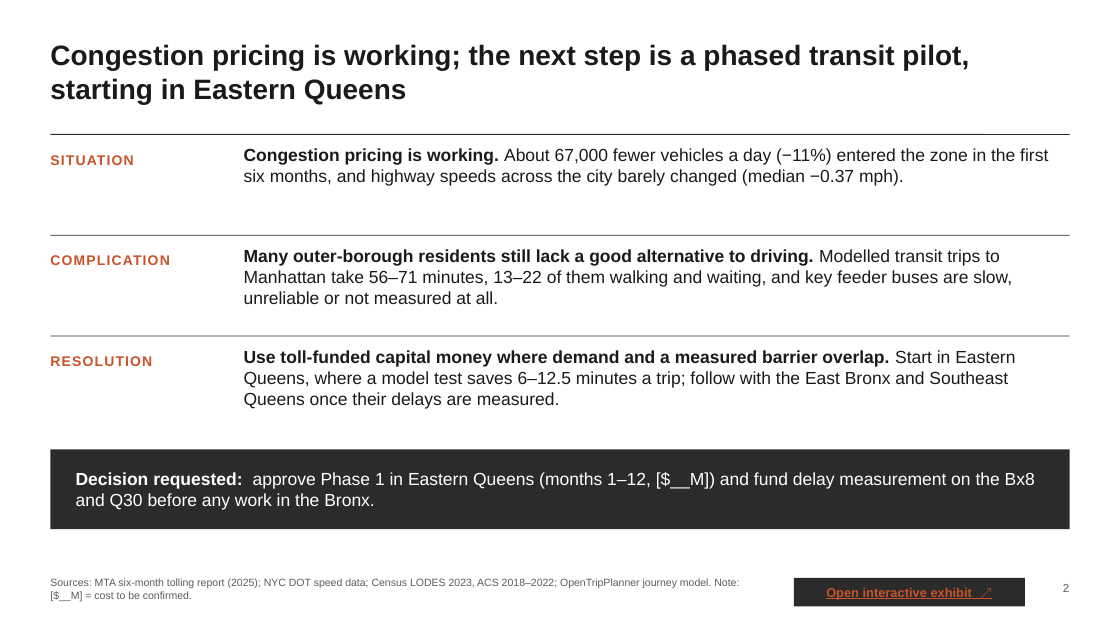
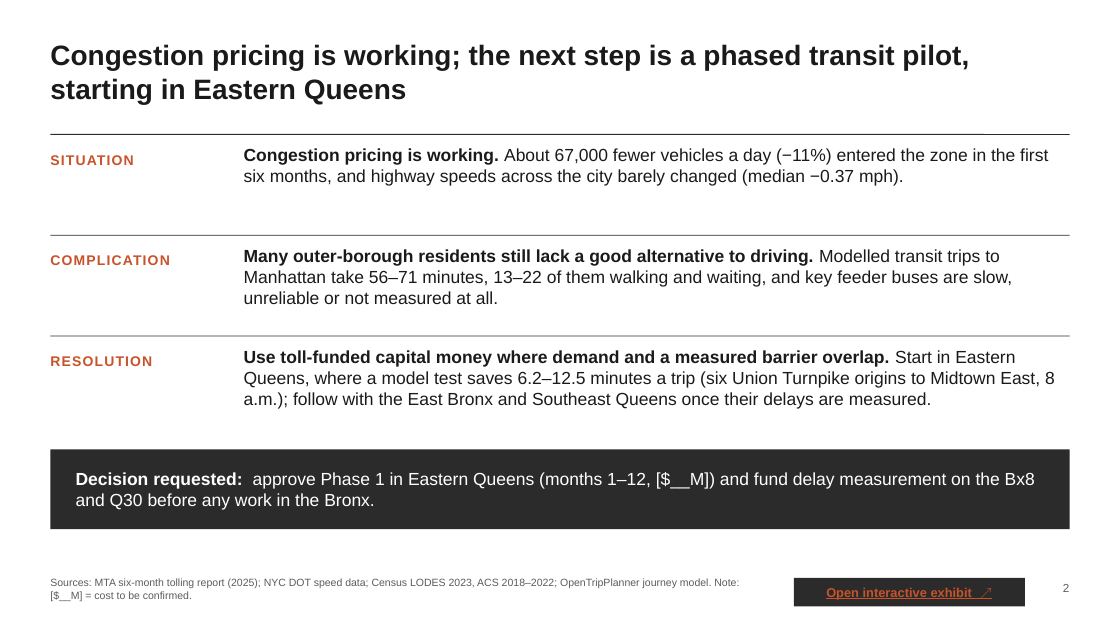
Before and after one commit to saka07/nyc-mobility-atlas, a slide deck: slide 2 of NYC_Mobility_Strategy.pptx. Drawn at 1120x630 pixels with LibreOffice and Linux fonts; fonts in the diff are those of the drawing. Boxes give left, top, right and bottom in pixels: in the first picture for what was removed or moved away, otherwise in the second. Text is boxed around its words. In the diff, an @@ line names an element or a change of style, - is before the commit and + after.

Commit message:
Accuracy corrections: scope of model results, schematic lines, coverage labels, remove causal claims

```diff
--- a/NYC_Mobility_Strategy.pptx
+++ b/NYC_Mobility_Strategy.pptx
@@ text at bbox=[244, 350, 1055, 409]: text changed @@
-Use toll-funded capital money where demand and a measured barrier overlap. Start in Eastern Queens, where a model test saves 6–12.5 minutes a trip; follow with the East Bronx and Southeast Queens once their delays are measured.
+Use toll-funded capital money where demand and a measured barrier overlap. Start in Eastern Queens, where a model test saves 6.2–12.5 minutes a trip (six Union Turnpike origins to Midtown East, 8 a.m.); follow with the East Bronx and Southeast Queens once their delays are measured.
```
Also in this commit, not shown: 3 other slides changed, 7 other files.
